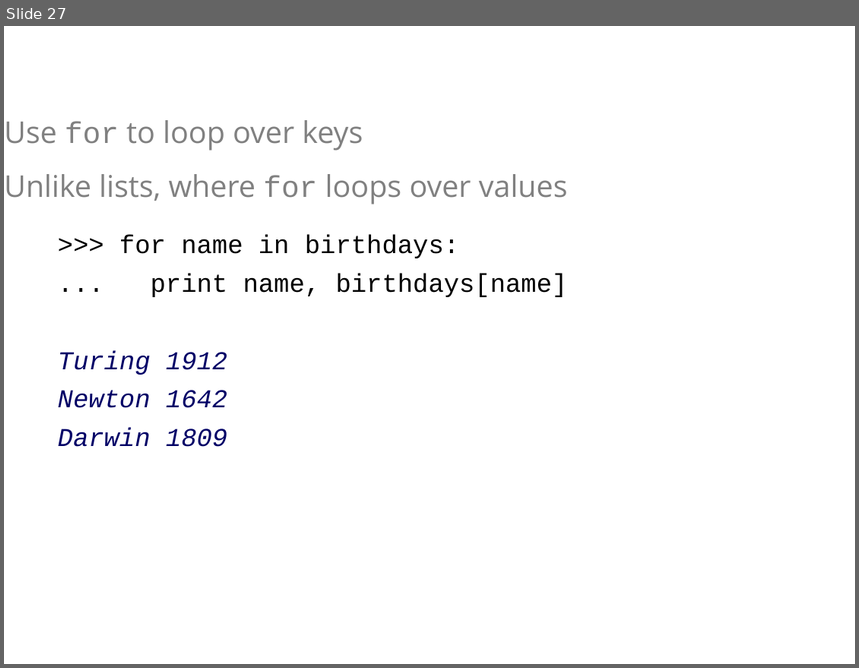
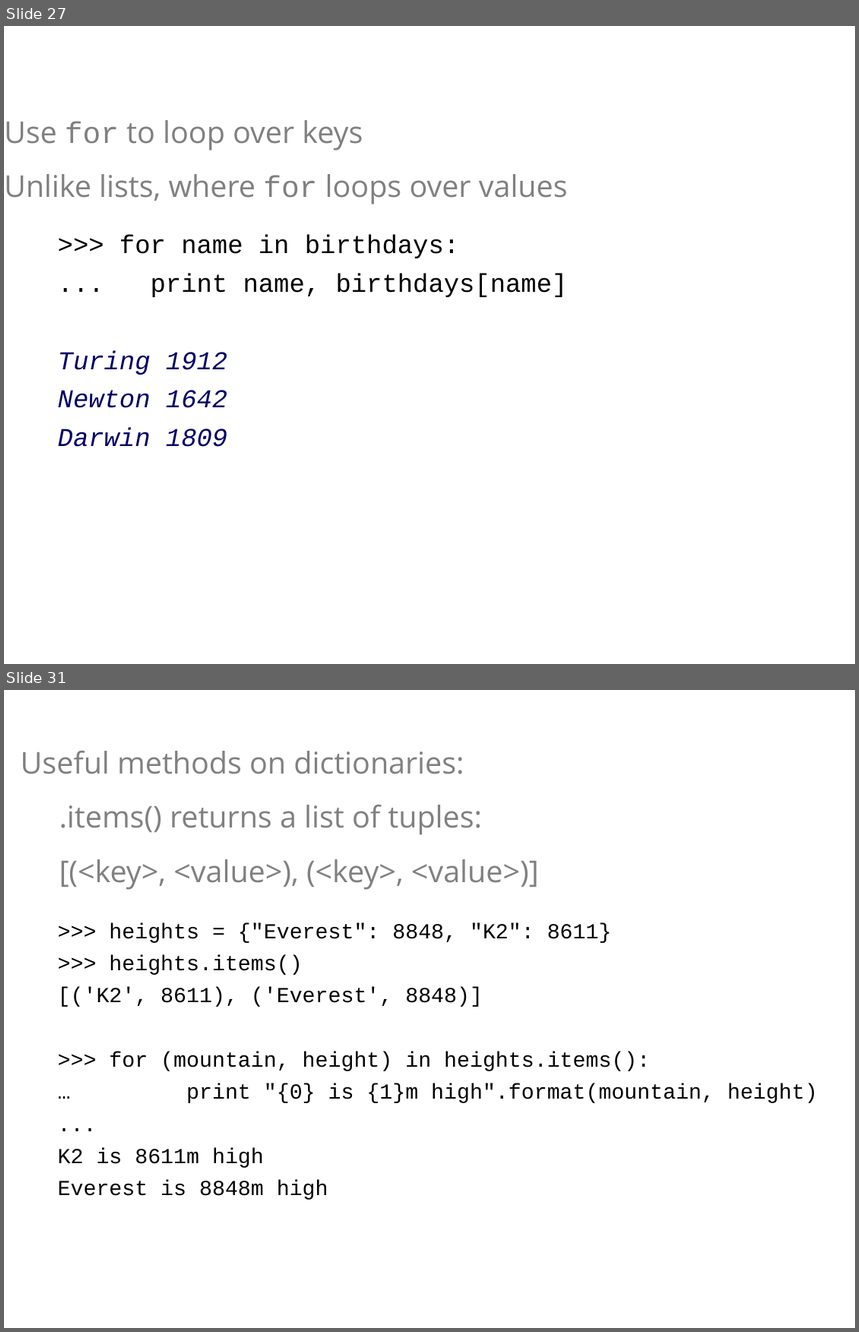
Before and after one commit to ncasuk/ncas-isc, a slide deck: python/presentations/learning_python/19_ceda-dict.ppt. Shown one above the other, each under a label of ours: slide 27 before the commit, slides 27 and 31 after it; the slides between them are not shown. The pictures are 859x668 and 859x1332 pixels, drawn with LibreOffice and Linux fonts; fonts in the diff are those of the drawing; background and template pictures are left out. Boxes give left, top, right and bottom in pixels: in the first picture for what was removed or moved away, otherwise in the second. Text is boxed around its words. In the diff, an @@ line names an element or a change of style, - is before the commit and + after.

Commit message:
Added .items() loop example to dict slides

```diff
--- a/python/presentations/learning_python/19_ceda-dict.ppt
+++ b/python/presentations/learning_python/19_ceda-dict.ppt
@@ slide 31 added at (4, 690, 855, 1328), background #FFFFFF @@
@@ text added at (21, 751, 539, 890), 28 pt, text #808080 @@
+Useful methods on dictionaries:
+.items() returns a list of tuples:
+[(<key>, <value>), (<key>, <value>)]
@@ text added at (58, 923, 818, 1200), 20 pt, text #000000 @@
+>>> heights = {"Everest": 8848, "K2": 8611}
+>>> heights.items()
+[('K2', 8611), ('Everest', 8848)]
+>>> for (mountain, height) in heights.items():
+… print "{0} is {1}m high".format(mountain, height)
+...
+K2 is 8611m high
+Everest is 8848m high
```
Also in this commit, not shown: 3 slides changed, 3 other files.
